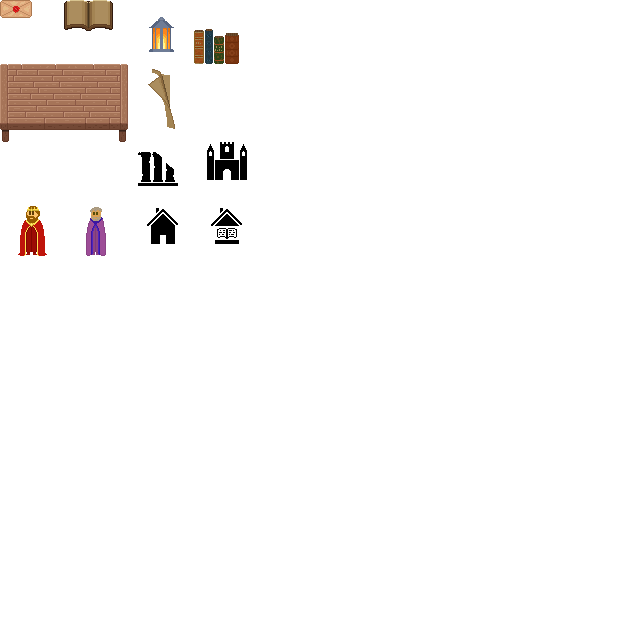
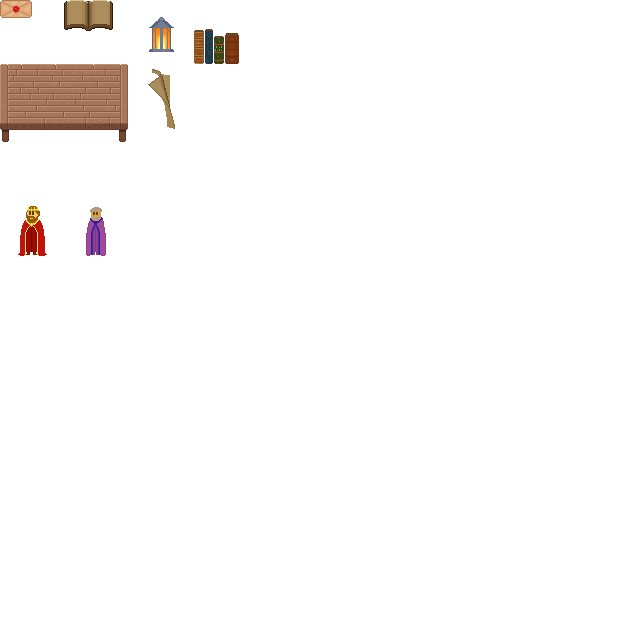
Layer changes from the first 640x640 image to the second:
renamed "Ebene 6" to "Icons", painted on it over 138, 142, 247, 244
removed layer "Ebene 5 Kopie 2" over 207, 142, 247, 180
removed layer "Ebene 5 Kopie" over 211, 208, 242, 244
removed layer "Ebene 5" over 147, 208, 178, 244
